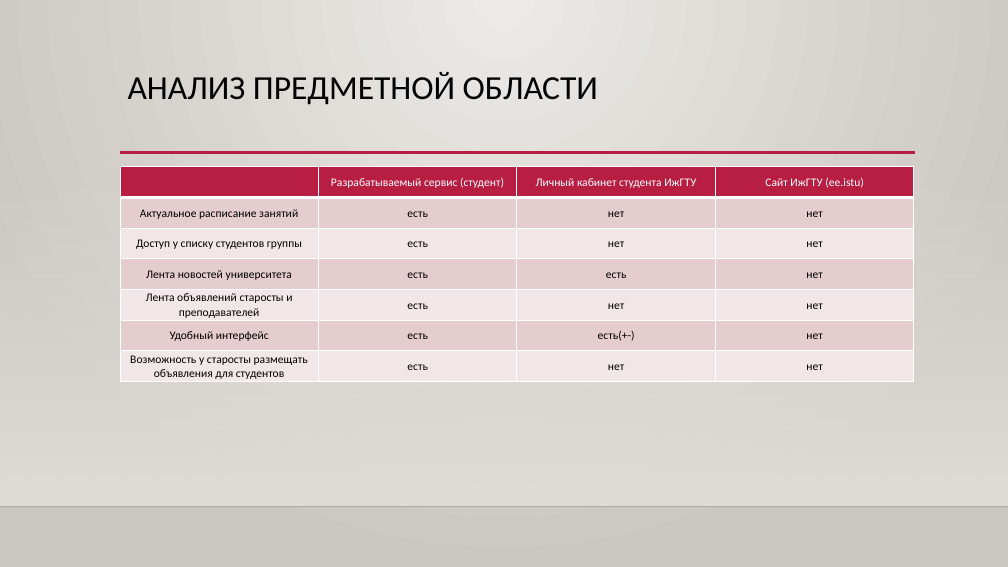
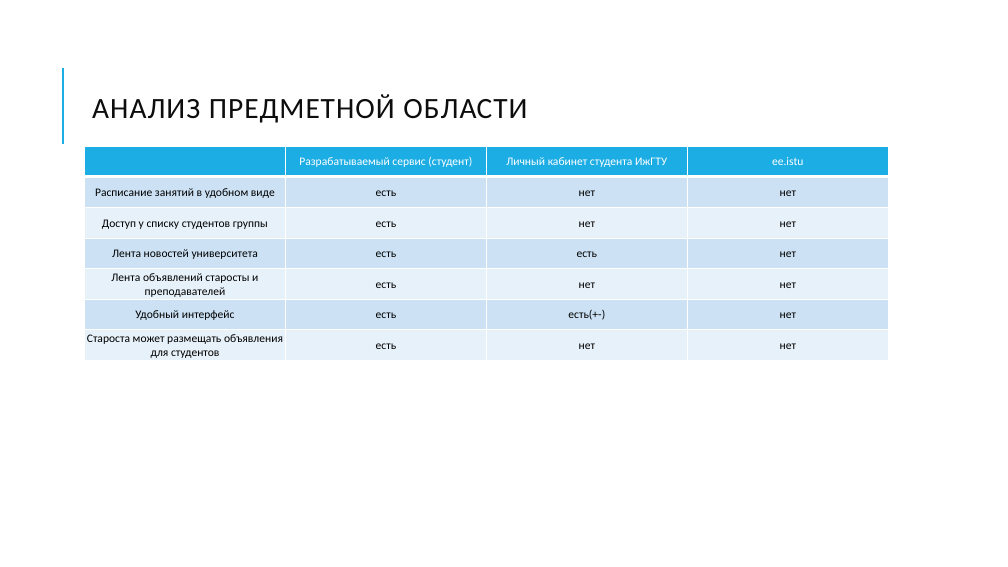
Before and after one commit to mpozdeevf/Diploma, a slide deck: slide 4 of Презентация ВКР Бакалавра.pptx. Drawn at 1008x567 pixels with LibreOffice and Linux fonts; fonts in the diff are those of the drawing; background and template pictures are left out. Boxes give left, top, right and bottom in pixels: in the first picture for what was removed or moved away, otherwise in the second. Text is boxed around its words. In the diff, an @@ line names an element or a change of style, - is before the commit and + after.

```diff
--- a/Презентация ВКР Бакалавра.pptx
+++ b/Презентация ВКР Бакалавра.pptx
@@ background gradient #ECEAE7 to #CAC7C1 to #FFFFFF @@
@@ title "АНАЛИЗ ПРЕДМЕТНОЙ ОБЛАСТИ": place and size @@
-title "АНАЛИЗ ПРЕДМЕТНОЙ ОБЛАСТИ" at bbox=[128, 72, 598, 105]
+title "АНАЛИЗ ПРЕДМЕТНОЙ ОБЛАСТИ" at bbox=[92, 94, 527, 123]
@@ title "АНАЛИЗ ПРЕДМЕТНОЙ ОБЛАСТИ" at bbox=[92, 94, 527, 123]: size 32 to 28 pt, text colour #000000 to #0D0D0D, letter spacing 0 to 1 pt; line spacing 0.9 to 0.8; vertical alignment top to middle @@
@@ line added from (63, 144) to (63, 68), #1CADE4 1.5 pt @@
@@ table at bbox=[85, 146, 889, 362] @@
-row 1, column 4: Сайт ИжГТУ (ee.istu)
+row 1, column 4: ee.istu
-row 2, column 1: Актуальное расписание занятий
+row 2, column 1: Расписание занятий в удобном виде
-row 7, column 1: Возможность у старосты размещать объявления для студентов
+row 7, column 1: Староста может размещать объявления для студентов
@@ fill #B71E42 to #1CADE4 in row 1 @@
@@ fill #E6CDCF to #CDE3F5 in 12 cells @@
@@ fill #F3E8E9 to #E8F1FA in 12 cells @@
@@ table: place and size @@
-table at bbox=[120, 166, 916, 383]
+table at bbox=[85, 146, 889, 362]
@@ rectangle removed at bbox=[0, 167, 1008, 507] @@
@@ line removed from (120, 153) to (915, 153) @@
@@ line removed from (0, 507) to (1008, 507) @@
```
Also in this commit, not shown: 6 other slides changed, 4 slides added, 2 other files.
